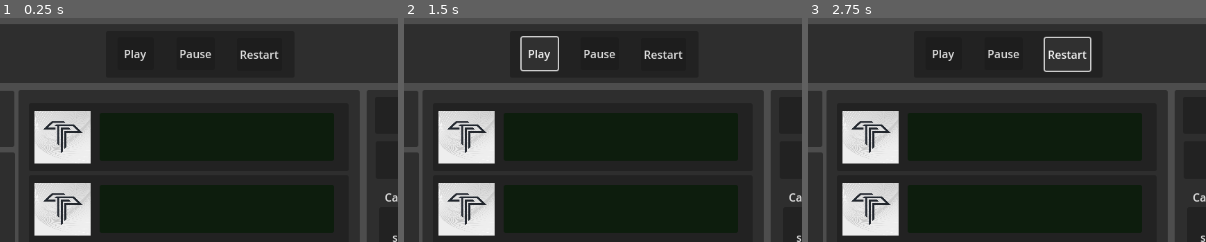
Above: before the commit, frames 1-3 (left to right).
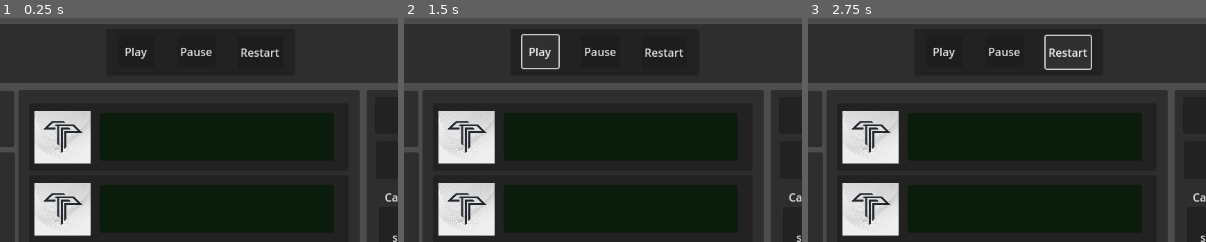
Above: after the commit, the same moments.

Repository: andrewpressman/MonsterManagement
Game: Godot game, scene res://Game Screen.tscn
Same seed, same stepped clock (60 frames per second), same inputs: the game is played once before the commit and once after it. Sound files missing from this copy of the repository are replaced by a short silence.
Inputs:
- Up to frame 1 (0.25 s): no input
- Up to frame 2 (1.5 s): click "Play" at 0.5 s; click "Play" at 1.25 s
- Up to frame 3 (2.75 s): click "Restart" at 2 s
The pictures show only the part of the screen within x 22-72%, y 0-50%; the shares and areas given below are measured in that part.

The runs differ from the first frame. In frame 1, 0.7% of the frame differs, in the area x 31-71%, y 13-20%; in frame 2, 1.2%; in frame 3, 1.2%, in the area x 31-72%, y 7-25%.

Commit message:
Updated Timer to allow each character and the monster to update randomly

Diff:
--- a/Clock.gd
+++ b/Clock.gd
@@ -7,7 +7,23 @@
 	GameController = get_parent()
 
 func _on_timer_timeout():
-	GameController.UpdateStatus(1,1,1,1)
+	# Generate a random number between 1 and 100
+	var CharacterTrack = randi_range(1,3)
+	var MonsterTrack = randi_range(1,4)
+
+	match CharacterTrack:
+		1:
+			GameController.UpdateStatus(1,0,0,0)
+		2:
+			GameController.UpdateStatus(0,1,0,0)
+		3:
+			GameController.UpdateStatus(0,0,1,0)
+
+	match MonsterTrack:
+		1:
+			GameController.UpdateStatus(0,0,0,1)
+		4:
+			GameController.UpdateStatus(0,0,0,4)
 
 func Start():
 	start()
--- a/Game Screen.tscn
+++ b/Game Screen.tscn
@@ -157,10 +157,10 @@
 text = "Execute"
 
 [node name="Audio Controller" type="Panel" parent="."]
-offset_left = 405.0
-offset_top = 19.0
-offset_right = 677.0
-offset_bottom = 86.0
+offset_left = 406.0
+offset_top = 16.0
+offset_right = 678.0
+offset_bottom = 83.0
 script = ExtResource("1_jtjcn")
 
 [node name="Play" type="Button" parent="Audio Controller"]
--- a/GameController.gd
+++ b/GameController.gd
@@ -61,7 +61,6 @@
 	character3_node.update_panel_color(Character3)
 	monster_node.update_panel_color(Monster)
 
-#
 func clamp_values():
 	if Character1 < 0:
 		Character1 = 0
